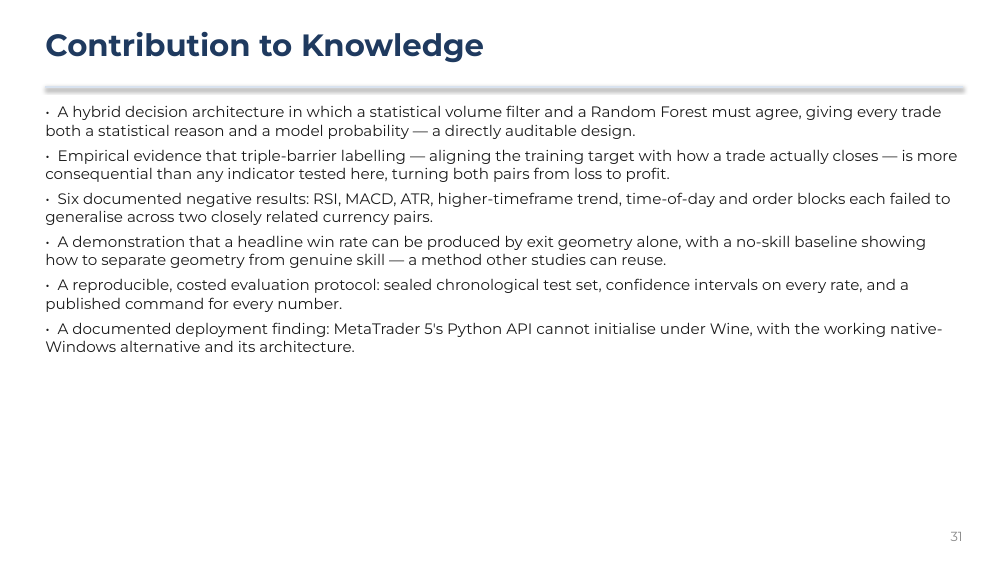
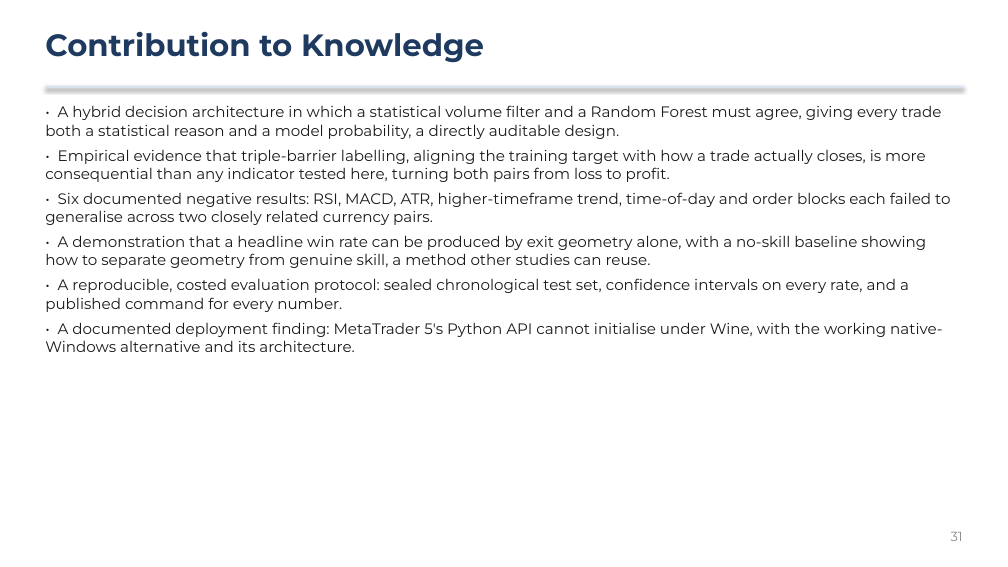
Before and after one commit to greatonical/scikit-automated-trading-system, a slide deck: slide 31 of docs/DEFENCE_PRESENTATION.pptx. Drawn at 1008x567 pixels with LibreOffice and Linux fonts; fonts in the diff are those of the drawing. Boxes give left, top, right and bottom in pixels: in the first picture for what was removed or moved away, otherwise in the second. Text is boxed around its words. In the diff, an @@ line names an element or a change of style, - is before the commit and + after.

```diff
--- a/docs/DEFENCE_PRESENTATION.pptx
+++ b/docs/DEFENCE_PRESENTATION.pptx
@@ text at (45,105,942,182): text changed @@
-• A hybrid decision architecture in which a statistical volume filter and a Random Forest must agree, giving every trade both a statistical reason and a model probability — a directly auditable design.
-• Empirical evidence that triple-barrier labelling — aligning the training target with how a trade actually closes — is more consequential than any indicator tested here, turning both pairs from loss to profit.
+• A hybrid decision architecture in which a statistical volume filter and a Random Forest must agree, giving every trade both a statistical reason and a model probability, a directly auditable design.
+• Empirical evidence that triple-barrier labelling, aligning the training target with how a trade actually closes, is more consequential than any indicator tested here, turning both pairs from loss to profit.
@@ text at (45,235,926,268): text changed @@
-• A demonstration that a headline win rate can be produced by exit geometry alone, with a no-skill baseline showing how to separate geometry from genuine skill — a method other studies can reuse.
+• A demonstration that a headline win rate can be produced by exit geometry alone, with a no-skill baseline showing how to separate geometry from genuine skill, a method other studies can reuse.
```
Also in this commit, not shown: 29 other slides changed, 2 other files.
